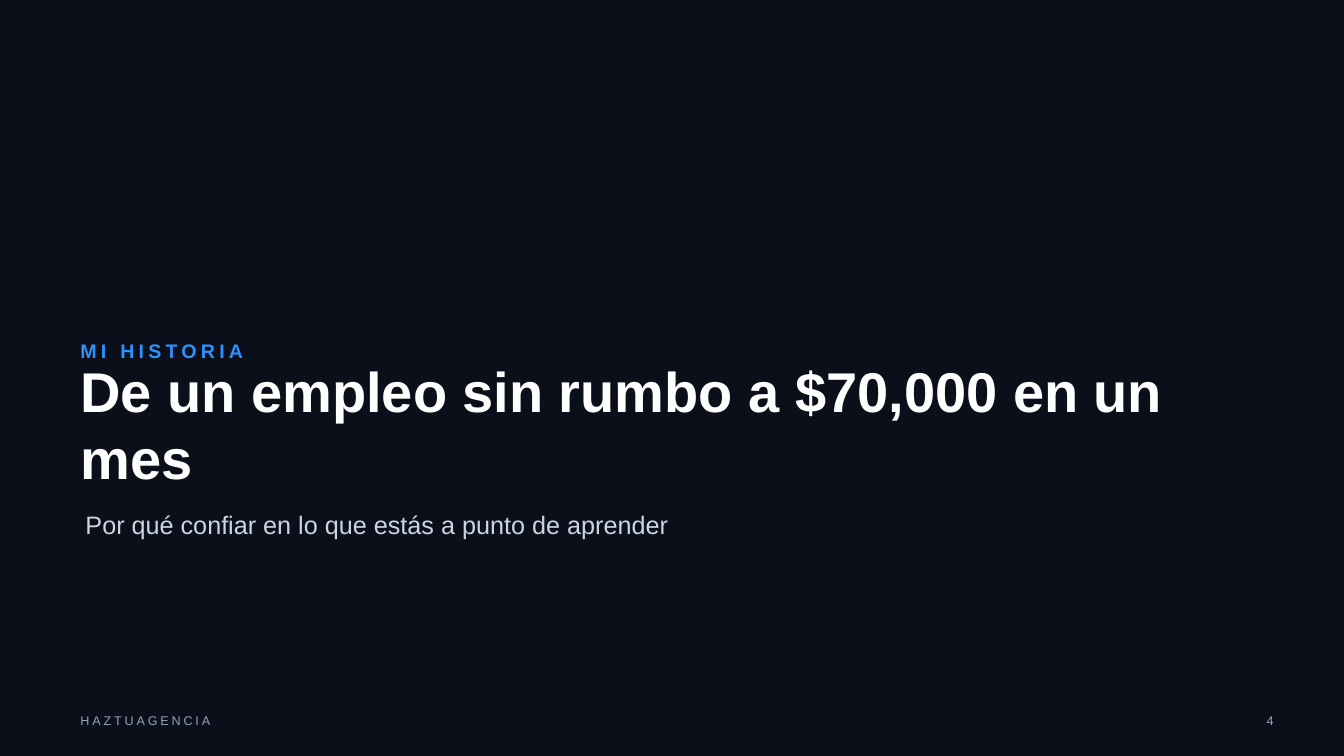
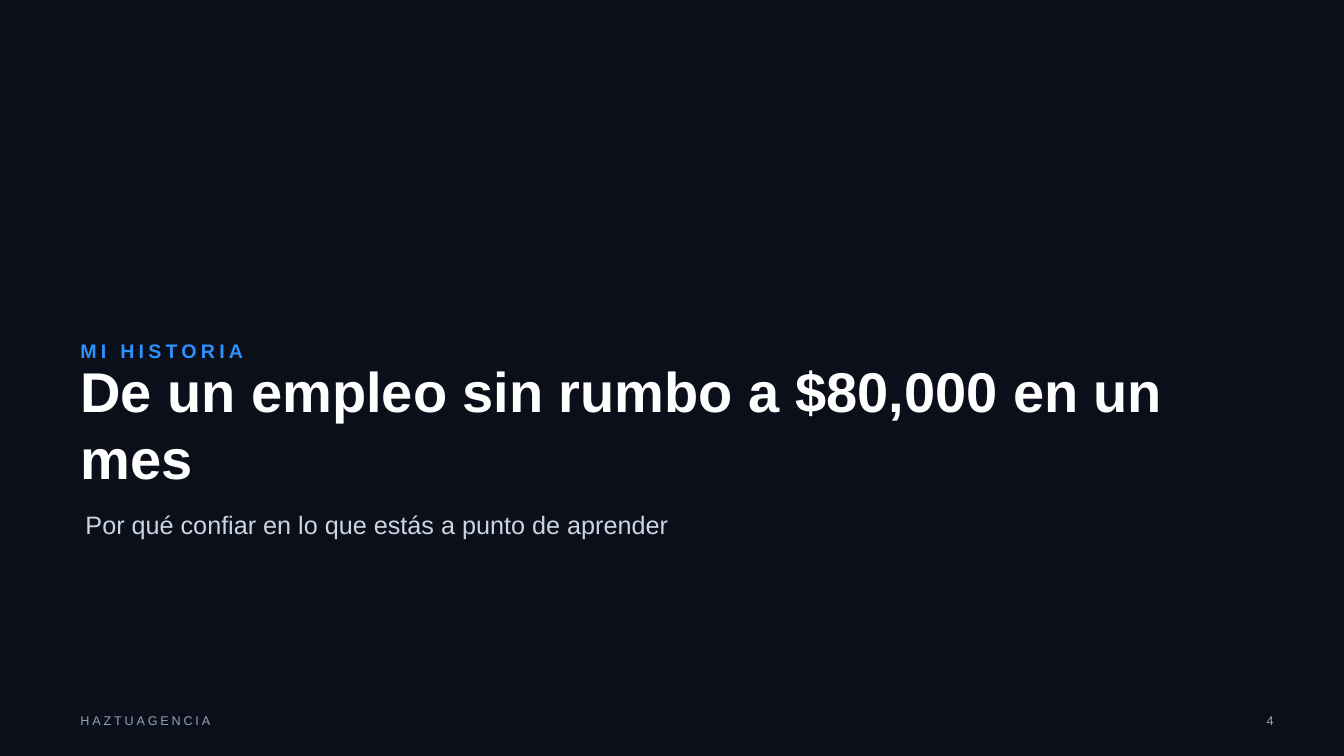
Before and after one commit to henryqueroa/giuliano-cisneros-package, a slide deck: slide 4 of webinar/giuliano-cisneros-webinar-deck.pptx. Drawn at 1344x756 pixels with LibreOffice and Linux fonts; fonts in the diff are those of the drawing. Boxes give left, top, right and bottom in pixels: in the first picture for what was removed or moved away, otherwise in the second. Text is boxed around its words. In the diff, an @@ line names an element or a change of style, - is before the commit and + after.

```diff
--- a/webinar/giuliano-cisneros-webinar-deck.pptx
+++ b/webinar/giuliano-cisneros-webinar-deck.pptx
@@ text at (x1=80, y1=370, x2=1162, y2=480): text changed @@
-De un empleo sin rumbo a $70,000 en un mes
+De un empleo sin rumbo a $80,000 en un mes
```
Also in this commit, not shown: 6 other slides changed, 30 other files.
